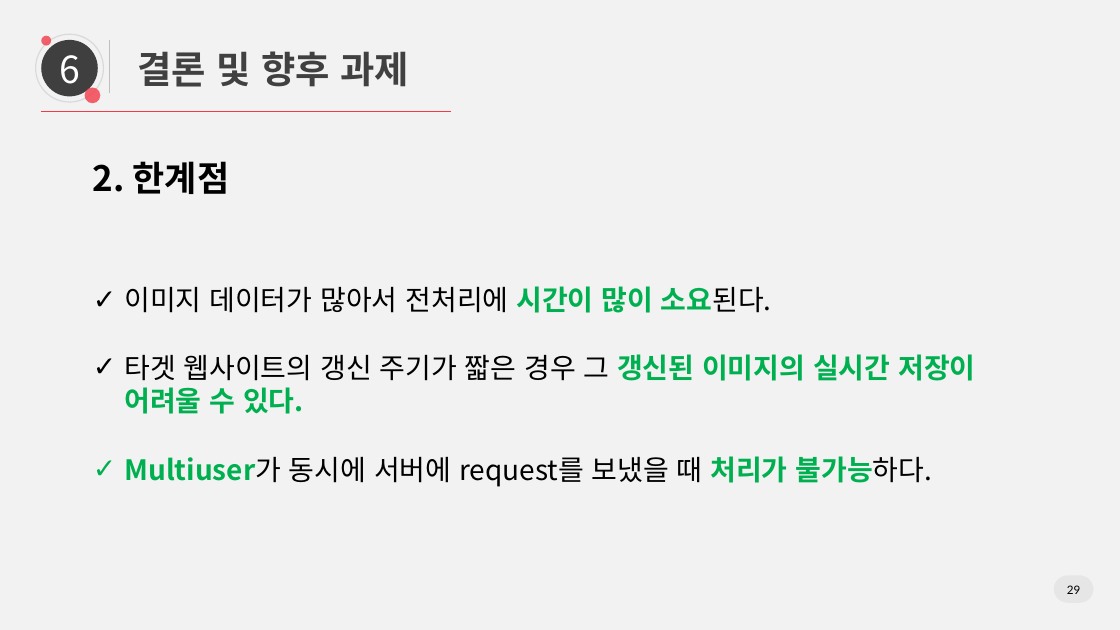
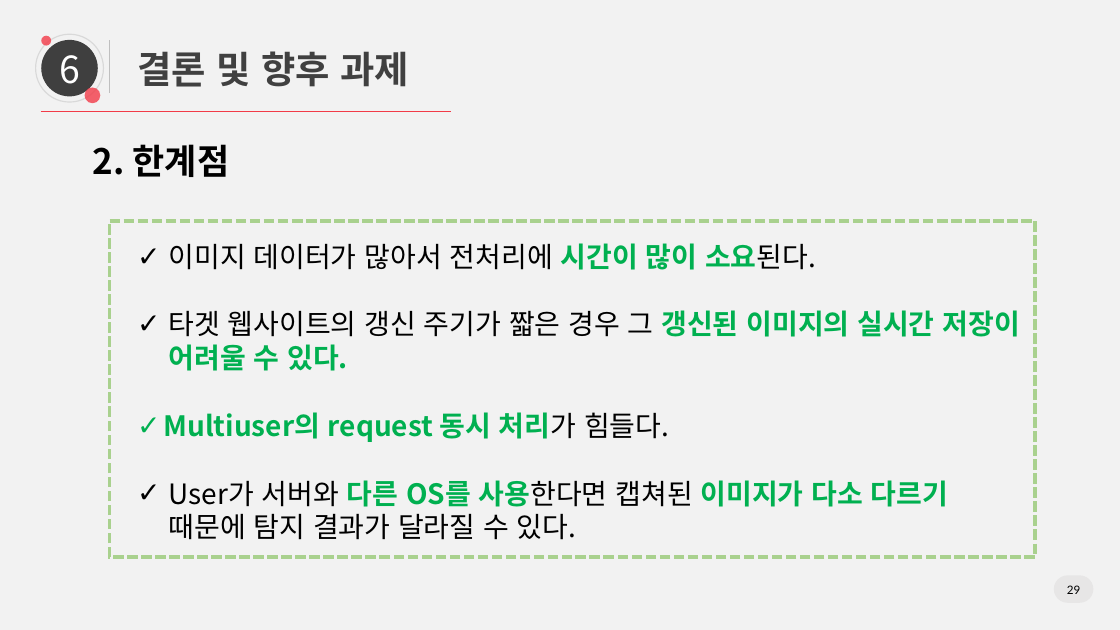
Before and after one commit to yjinsol/grad_project, a slide deck: slide 29 of Docs/20190625_졸업논문 최종발표/0625 논문 최종발표_v2.pptx. Drawn at 1120x630 pixels with LibreOffice and Linux fonts; fonts in the diff are those of the drawing. Boxes give left, top, right and bottom in pixels: in the first picture for what was removed or moved away, otherwise in the second. Text is boxed around its words. In the diff, an @@ line names an element or a change of style, - is before the commit and + after.

```diff
--- a/Docs/20190625_졸업논문 최종발표/0625 논문 최종발표_v2.pptx
+++ b/Docs/20190625_졸업논문 최종발표/0625 논문 최종발표_v2.pptx
@@ text added at (93, 144, 230, 177), 30 pt, text #000000, bold @@
+2. 한계점
@@ text at (93, 161, 230, 194): paragraph removed @@
-2. 한계점
@@ text "이미지 데이터가 많아서 전처리에 시간이 ...": place and size @@
-text "이미지 데이터가 많아서 전처리에 시간이 ..." at (93, 161, 975, 487)
+text "이미지 데이터가 많아서 전처리에 시간이 ..." at (163, 243, 1020, 540)
@@ rectangle added at (109, 221, 1035, 557), outline #A9D18E 3 pt dashed @@
@@ text at (163, 412, 948, 540): text changed; font Noto Sans CJK SC to Noto Sans CJK KR; text colour #000000 to #00B050; bold on @@
-✓ Multiuser가 동시에 서버에 request를 보냈을 때 처리가 불가능하다.
+✓ Multiuser의 request 동시 처리가 힘들다.
+✓ User가 서버와 다른 OS를 사용한다면 캡쳐된 이미지가 다소 다르기 때문에 탐지 결과가 달라질 수 있다.
```
Also in this commit, not shown: 17 other slides changed.
